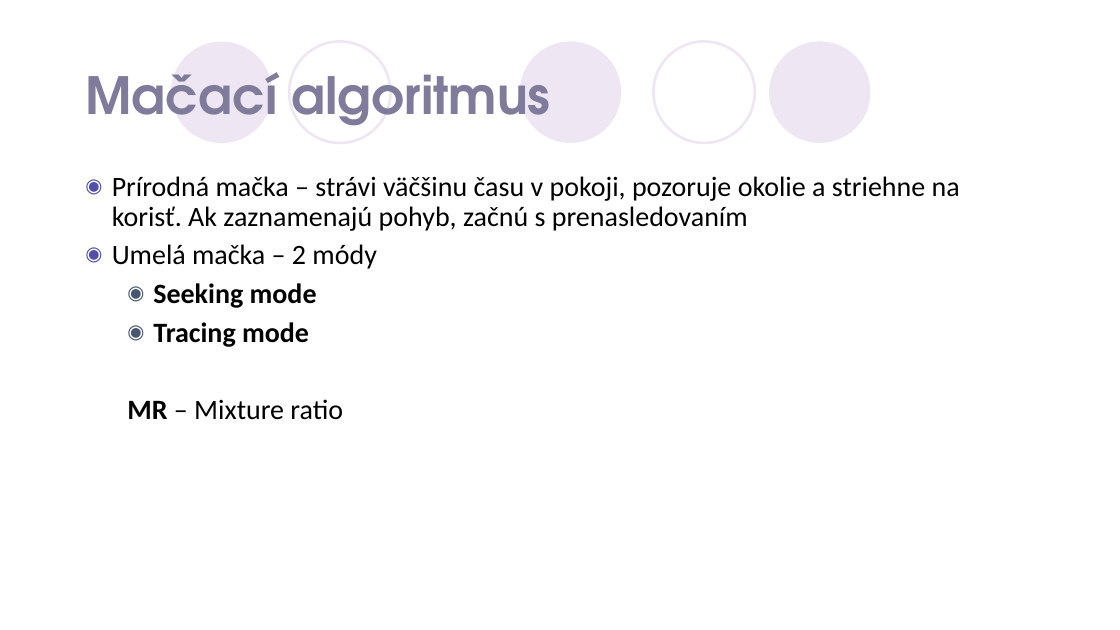
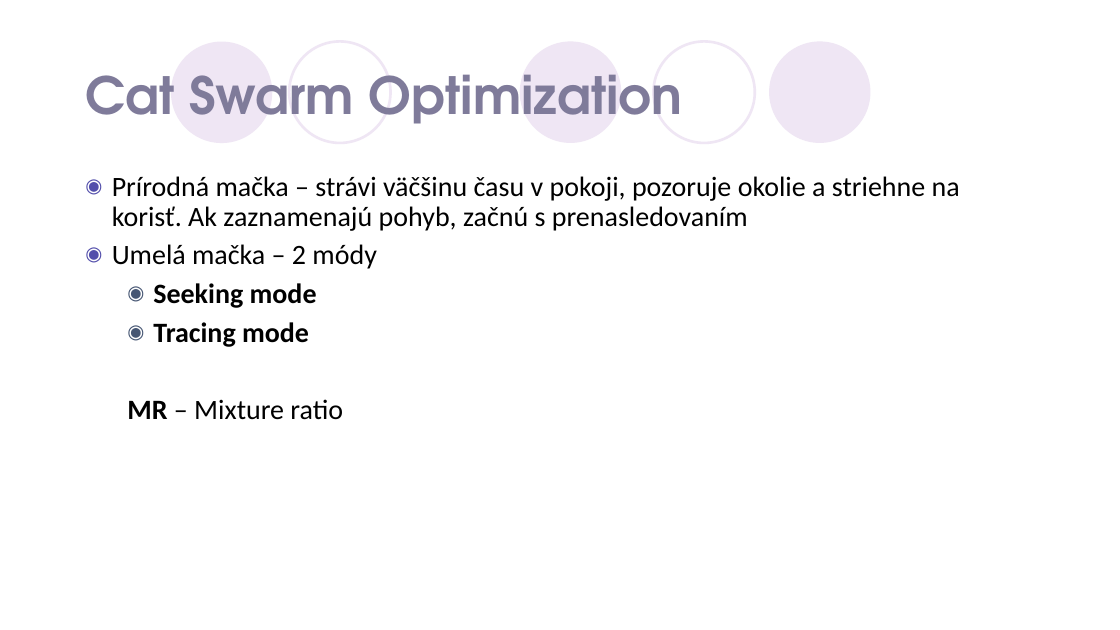
Before and after one commit to BarboraKubalcova/Cat-swarm-optimisation, a slide deck: slide 2 of CSO.pptx. Drawn at 1120x630 pixels with LibreOffice and Linux fonts; fonts in the diff are those of the drawing; background and template pictures are left out. Boxes give left, top, right and bottom in pixels: in the first picture for what was removed or moved away, otherwise in the second. Text is boxed around its words. In the diff, an @@ line names an element or a change of style, - is before the commit and + after.

```diff
--- a/CSO.pptx
+++ b/CSO.pptx
@@ title at (85,74,683,124): text changed @@
-Mačací algoritmus
+Cat Swarm Optimization
```
Also in this commit, not shown: 1 other slide changed, 3 slides added, 3 other files.
